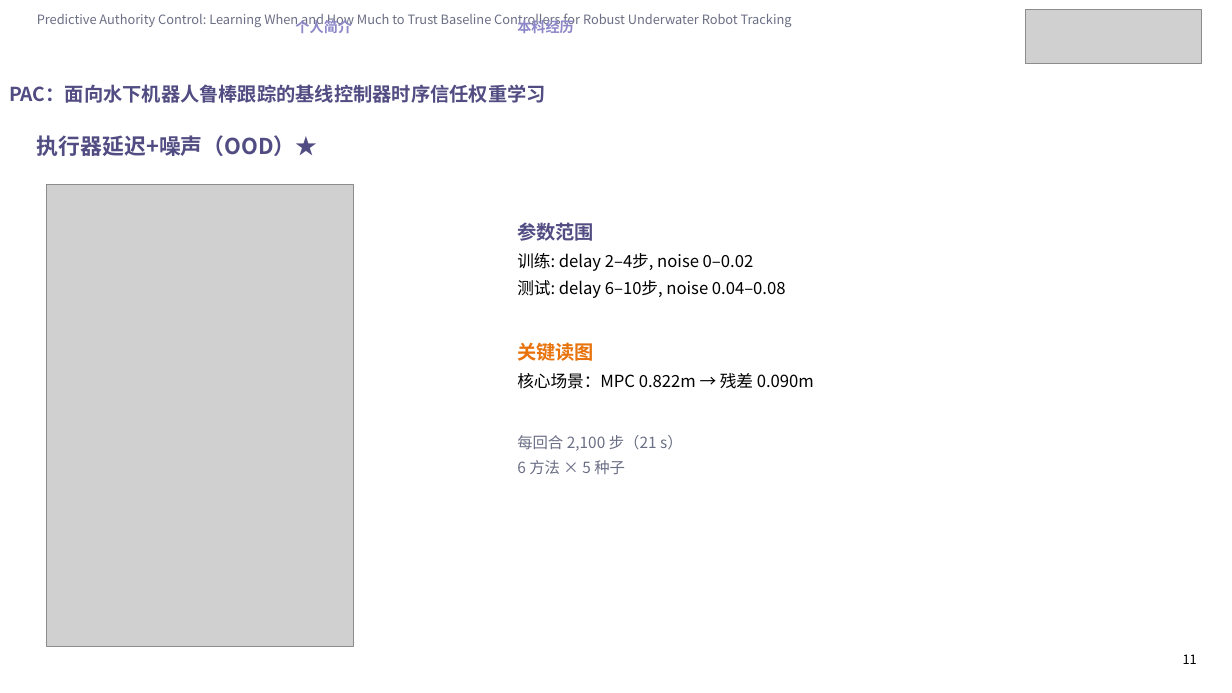
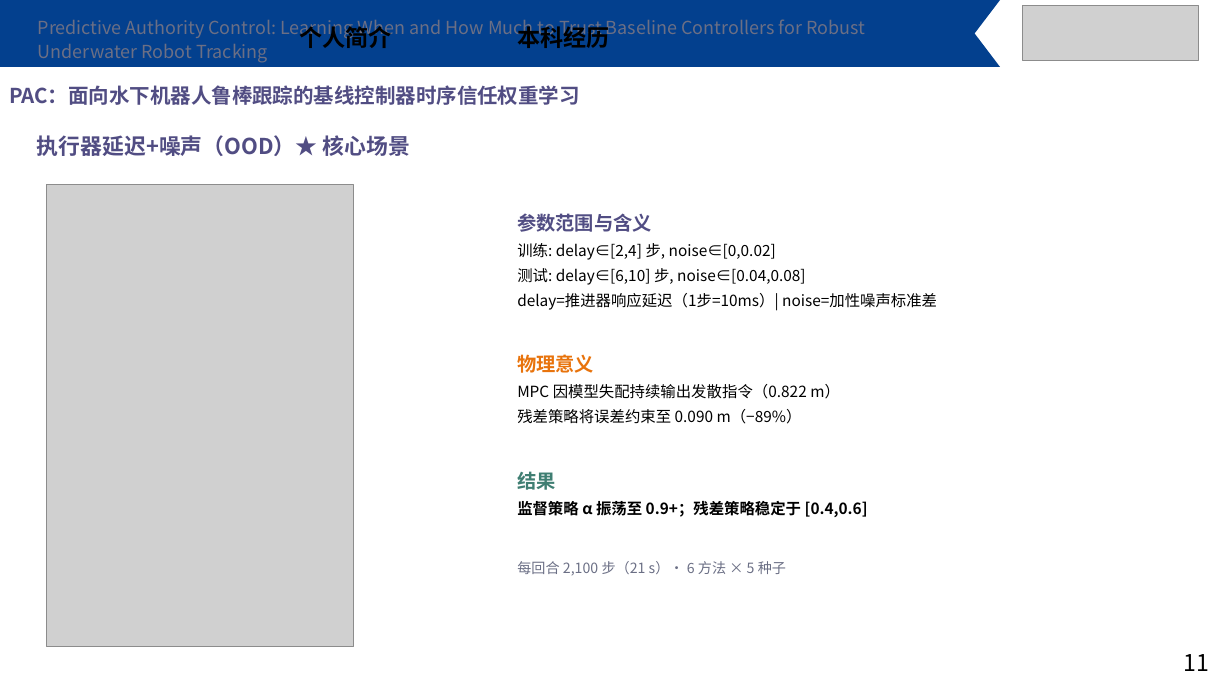
Before and after one commit to Jiacheng-Tian/predictive-authority-control, a slide deck: slide 11 of paper/PAC_组会答辩_完整版.pptx. Drawn at 1232x693 pixels with LibreOffice and Linux fonts; fonts in the diff are those of the drawing; grey boxes stand for pictures. Boxes give left, top, right and bottom in pixels: in the first picture for what was removed or moved away, otherwise in the second. Text is boxed around its words. In the diff, an @@ line names an element or a change of style, - is before the commit and + after.

Commit message:
defense: rebuild new slides with template fidelity + LaTeX formulas + param explanations
Three fixes per user feedback:
1. Template fidelity: FREEFORM decorative header bar copied from template
   slide to all new slides; nav tabs, logo, title bar, and page numbers
   use exact template positions and font sizes
2. LaTeX formulas: reward function, residual head, and blend equation
   rendered as mathtext PNG images (matplotlib, 300 dpi, Computer Modern)
   and inserted as pictures — no more plain-text formulas
3. Parameter explanations: every symbol now has a Chinese explanation
   in the table (w_e='位置误差权重', γ='折扣因子', τ='目标网络软更新率', etc.);
   gallery pages explain physical meaning of each parameter
   (mass='质量缩放因子', ρ='AR(1)自相关系数', θ='OU回归速率', etc.)

QA: 19 slides, 20/20 content probes pass, LibreOffice renders 19 pages.

```diff
--- a/paper/PAC_组会答辩_完整版.pptx
+++ b/paper/PAC_组会答辩_完整版.pptx
@@ freeform shape added at bbox=[0, 0, 1000, 67], fill #03408E @@
@@ text "Predictive Authority Control: Learning When ..." at bbox=[38, 19, 865, 63]: size 10 to 14 pt @@
@@ text "个人简介" at bbox=[299, 22, 391, 48]: size 11 to 18 pt, text colour #8C87C8 to #000000 @@
@@ text "本科经历" at bbox=[517, 22, 609, 48]: size 11 to 18 pt, text colour #8C87C8 to #000000 @@
@@ picture: place and size @@
-picture at bbox=[1026, 9, 1202, 64]
+picture at bbox=[1023, 6, 1199, 60]
@@ text "PAC：面向水下机器人鲁棒跟踪的基线控制器时序信任权重学习" at bbox=[9, 85, 580, 105]: size 15 to 16 pt @@
@@ text at bbox=[37, 135, 410, 156]: text changed @@
-执行器延迟+噪声（OOD）★
+执行器延迟+噪声（OOD）★ 核心场景
@@ text at bbox=[517, 213, 937, 575]: text changed; size 13 to 12 pt @@
-参数范围
-训练: delay 2–4步, noise 0–0.02
-测试: delay 6–10步, noise 0.04–0.08
-关键读图
-核心场景：MPC 0.822m → 残差 0.090m
-每回合 2,100 步（21 s）
-6 方法 × 5 种子
+参数范围与含义
+训练: delay∈[2,4] 步, noise∈[0,0.02]
+测试: delay∈[6,10] 步, noise∈[0.04,0.08]
+delay=推进器响应延迟（1步=10ms）| noise=加性噪声标准差
+物理意义
+MPC 因模型失配持续输出发散指令（0.822 m）
+残差策略将误差约束至 0.090 m（−89%）
+结果
+监督策略 α 振荡至 0.9+；残差策略稳定于 [0.4,0.6]
+每回合 2,100 步（21 s）· 6 方法 × 5 种子
@@ text "11" at bbox=[1183, 654, 1209, 671]: size 10 to 18 pt @@
```
Also in this commit, not shown: 10 other slides changed, 4 other files.
